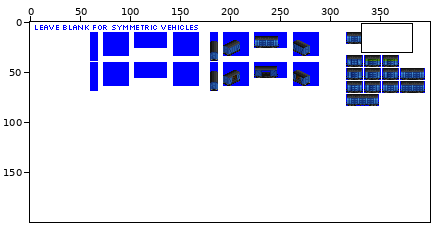
Edited in one commit: sprite sheet (src/graphics/pony/box_car_pony_gen_4B.png). The first picture is a wide view before the edit; the outline marks the close-up.
Close-up. Before:
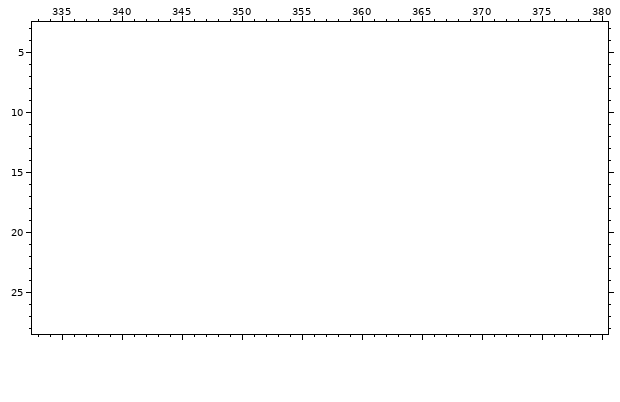
The file is 400x200 pixels. Colours within 5 levels of each other are drawn and written as one. Shown: x 333..380, y 3..28. The commit also changed other parts of the picture, which this record leaves out.
After:
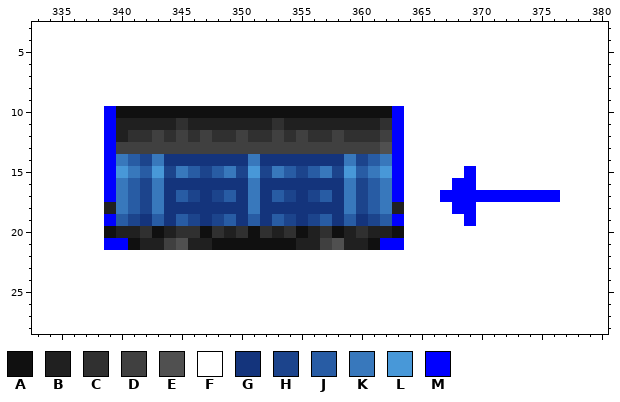
Palette (. is transparent): A #101010  B #202020  C #303030  D #404040  E #505050  F #ffffff  G #14347c  H #1c448c  J #285ca4  K #3878bc  L #4898d8  M #0000ff
What changed:
@@ x 333..380 @@
  9 FFFFFFFFFFFFFFFFFFFFFFFFFFFFFFFFFFFFFFFFFFFFFFFF
-10 FFFFFFFFFFFFFFFFFFFFFFFFFFFFFFFFFFFFFFFFFFFFFFFF
-11 FFFFFFFFFFFFFFFFFFFFFFFFFFFFFFFFFFFFFFFFFFFFFFFF
-12 FFFFFFFFFFFFFFFFFFFFFFFFFFFFFFFFFFFFFFFFFFFFFFFF
-13 FFFFFFFFFFFFFFFFFFFFFFFFFFFFFFFFFFFFFFFFFFFFFFFF
-14 FFFFFFFFFFFFFFFFFFFFFFFFFFFFFFFFFFFFFFFFFFFFFFFF
-15 FFFFFFFFFFFFFFFFFFFFFFFFFFFFFFFFFFFFFFFFFFFFFFFF
-16 FFFFFFFFFFFFFFFFFFFFFFFFFFFFFFFFFFFFFFFFFFFFFFFF
-17 FFFFFFFFFFFFFFFFFFFFFFFFFFFFFFFFFFFFFFFFFFFFFFFF
-18 FFFFFFFFFFFFFFFFFFFFFFFFFFFFFFFFFFFFFFFFFFFFFFFF
-19 FFFFFFFFFFFFFFFFFFFFFFFFFFFFFFFFFFFFFFFFFFFFFFFF
-20 FFFFFFFFFFFFFFFFFFFFFFFFFFFFFFFFFFFFFFFFFFFFFFFF
-21 FFFFFFFFFFFFFFFFFFFFFFFFFFFFFFFFFFFFFFFFFFFFFFFF
+10 FFFFFFMAAAAAAAAAAAAAAAAAAAAAAAMFFFFFFFFFFFFFFFFF
+11 FFFFFFMBBBBBCBBBBBBBCBBBBBBBBCMFFFFFFFFFFFFFFFFF
+12 FFFFFFMBCCDCDCDCCDCCDCDCCDCCCDMFFFFFFFFFFFFFFFFF
+13 FFFFFFMDDDDDDDDDDDDDDDDDDDDDDEMFFFFFFFFFFFFFFFFF
+14 FFFFFFMKJHKGGGGGGGKGGGGGGGKHJKMFFFFFFFFFFFFFFFFF
+15 FFFFFFMLKJLHKJHJKHLHKJHJKHLJKLMFFFFFMFFFFFFFFFFF
+16 FFFFFFMKJHKGGGGGGGKGGGGGGGKHJKMFFFFMMFFFFFFFFFFF
+17 FFFFFFMKJHKGJHGHJGKGJHGHJGKHJKMFFFMMMMMMMMMMFFFF
+18 FFFFFFBKJHKGGGGGGGKGGGGGGGKHJKBFFFFMMFFFFFFFFFFF
+19 FFFFFFMJHGJGJHGHJGJGJHGHJGJGHJMFFFFFMFFFFFFFFFFF
+20 FFFFFFABBCABCCACBCACBCABCABCBBAFFFFFFFFFFFFFFFFF
+21 FFFFFFMMABBDEBBAAAAAAABBDEBBAMMFFFFFFFFFFFFFFFFF
 22 FFFFFFFFFFFFFFFFFFFFFFFFFFFFFFFFFFFFFFFFFFFFFFFF
